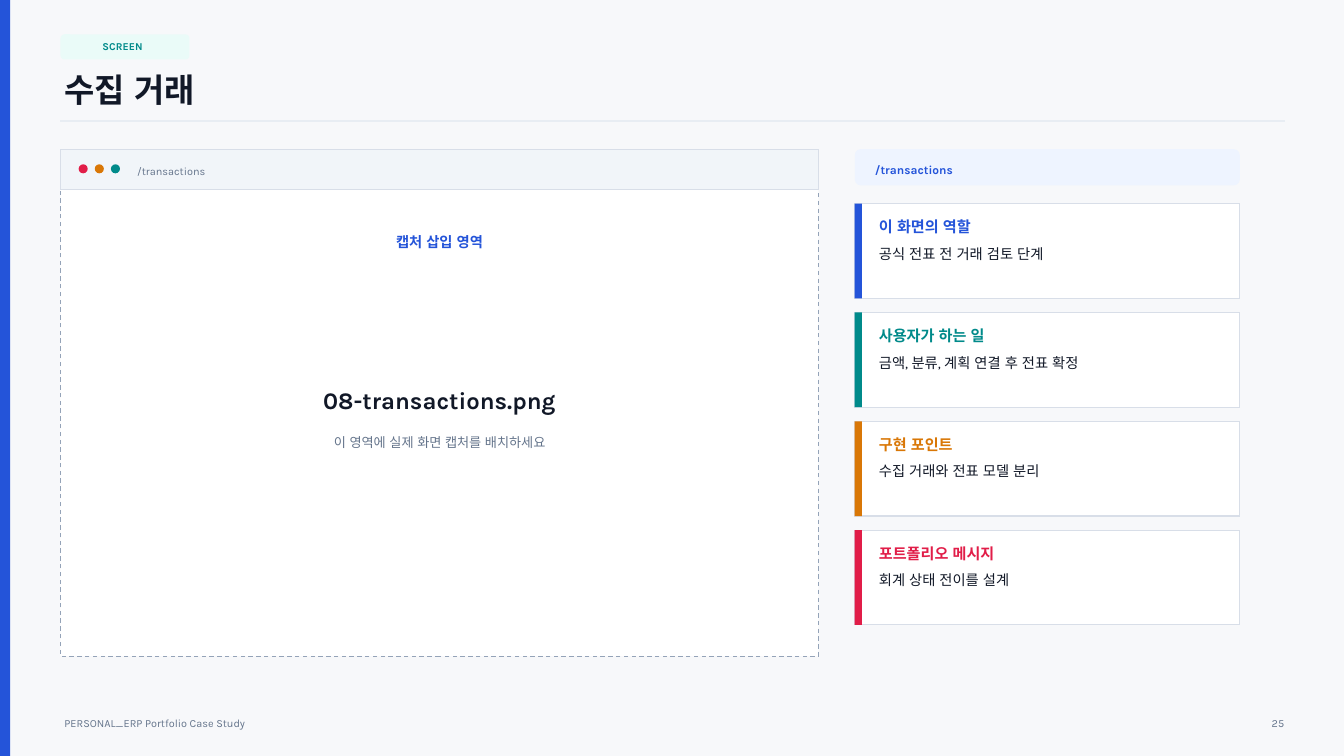
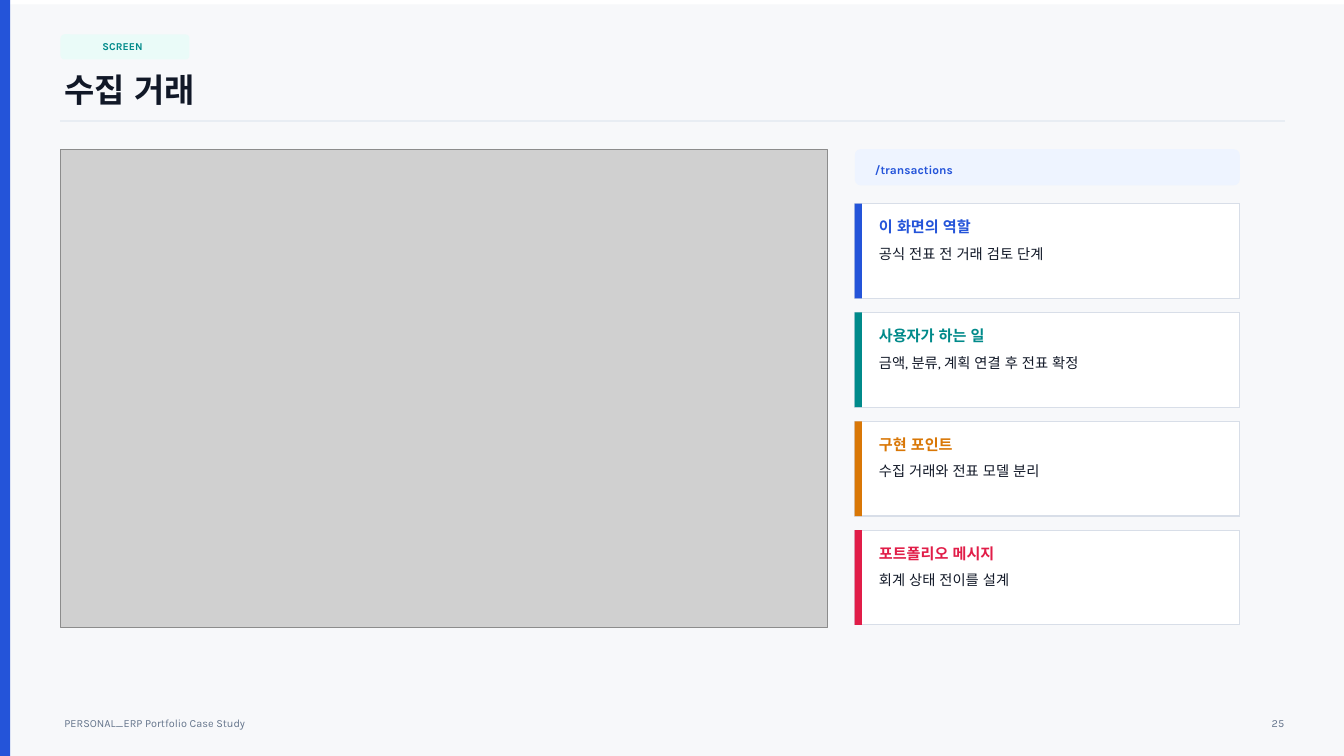
Before and after one commit to cheon0965/PERSONAL_ERP, a slide deck: slide 25 of docs/portfolio-ppt/PERSONAL_ERP_Portfolio_Case_Study.pptx. Drawn at 1344x756 pixels with LibreOffice and Linux fonts; fonts in the diff are those of the drawing; grey boxes stand for pictures. Boxes give left, top, right and bottom in pixels: in the first picture for what was removed or moved away, otherwise in the second. Text is boxed around its words. In the diff, an @@ line names an element or a change of style, - is before the commit and + after.

Commit message:
docs: update portfolio ppt screenshots

```diff
--- a/docs/portfolio-ppt/PERSONAL_ERP_Portfolio_Case_Study.pptx
+++ b/docs/portfolio-ppt/PERSONAL_ERP_Portfolio_Case_Study.pptx
@@ rectangle: place and size @@
-rectangle at [0,0,1344,756]
+rectangle at [1,4,1344,756]
@@ rectangle: place and size @@
-rectangle at [60,149,819,656]
+rectangle at [60,149,819,617]
@@ picture added at [60,150,828,628] @@
@@ ellipse removed at [79,164,88,173] @@
@@ ellipse removed at [95,164,104,173] @@
@@ ellipse removed at [111,164,120,173] @@
@@ text removed at [137,167,205,176] @@
-/transactions
@@ text removed at [396,235,483,249] @@
-캡처 삽입 영역
@@ text removed at [323,392,555,415] @@
-08-transactions.png
@@ text removed at [334,436,545,448] @@
-이 영역에 실제 화면 캡처를 배치하세요
```
Also in this commit, not shown: 11 other slides changed.
